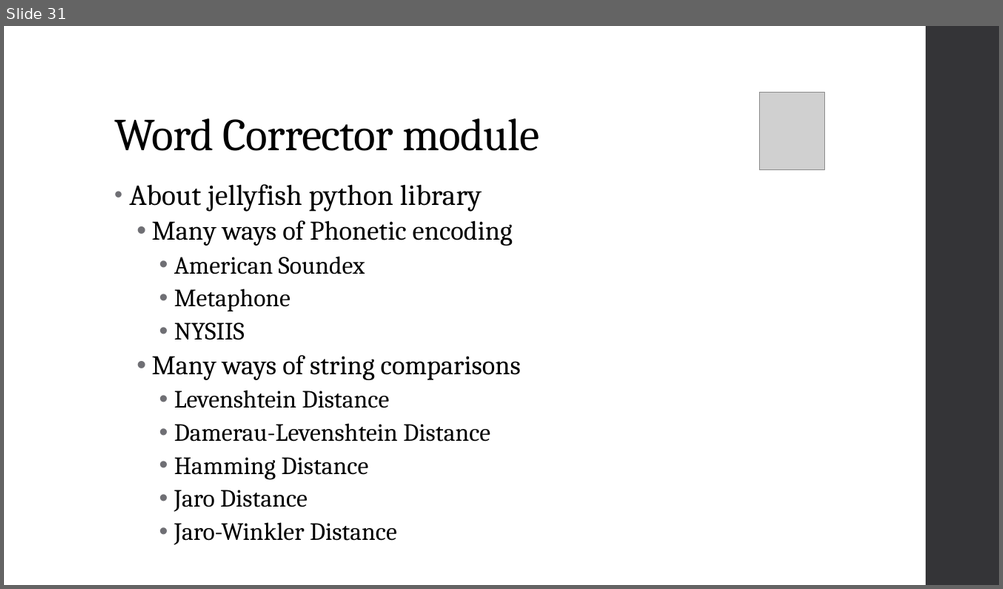
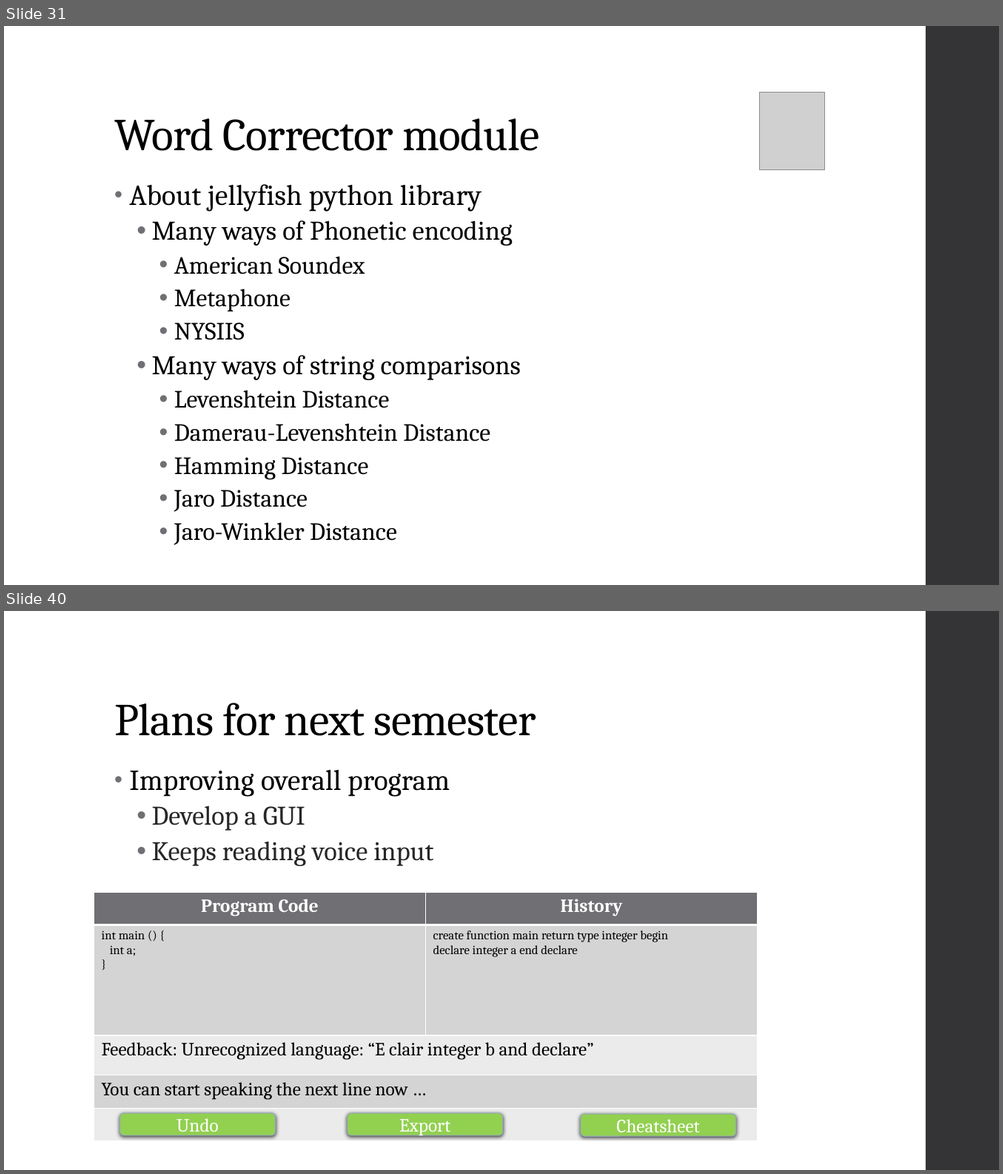
Before and after one commit to nlzz22/FYPTalkToCode, a slide deck: FYP CA Presentation.pptx. Shown one above the other, each under a label of ours: slide 31 before the commit, slides 31 and 40 after it; the slides between them are not shown. The pictures are 1003x589 and 1003x1174 pixels, drawn with LibreOffice and Linux fonts; fonts in the diff are those of the drawing; grey boxes stand for pictures. Boxes give left, top, right and bottom in pixels: in the first picture for what was removed or moved away, otherwise in the second. Text is boxed around its words. In the diff, an @@ line names an element or a change of style, - is before the commit and + after.

```diff
--- a/FYP CA Presentation.pptx
+++ b/FYP CA Presentation.pptx
@@ slide 40 added at [4,611,999,1170], background #FFFFFF; not listed: 1 template element that a slide beside it also shows @@
@@ title added at [114,703,536,736], 44 pt, text #000000 @@
+Plans for next semester
@@ text added at [129,769,449,866], 26 pt, text #262626 @@
+• Improving overall program
+  • Develop a GUI
+  • Keeps reading voice input
@@ table added at [94,892,757,1142], 5 rows, 2 columns @@
+Program Code | History
+int main () { / int a; / } | create function main return type integer begin / declare integer a end declare
+Feedback: Unrecognized language: “E clair integer b and declare” | 
+You can start speaking the next line now … | 
+ | 
@@ rounded rectangle added at [119,1114,275,1136], fill #92D050, outline #92A9B9 0.75 pt, 18 pt, text #FFFFFF @@
+Undo
@@ rounded rectangle added at [347,1114,503,1136], fill #92D050, outline #92A9B9 0.75 pt, 18 pt, text #FFFFFF @@
+Export
@@ rounded rectangle added at [580,1115,736,1137], fill #92D050, outline #92A9B9 0.75 pt, 18 pt, text #FFFFFF @@
+Cheatsheet
```
Also in this commit, not shown: 3 slides changed, 9 other slides added, 1 slide removed.
